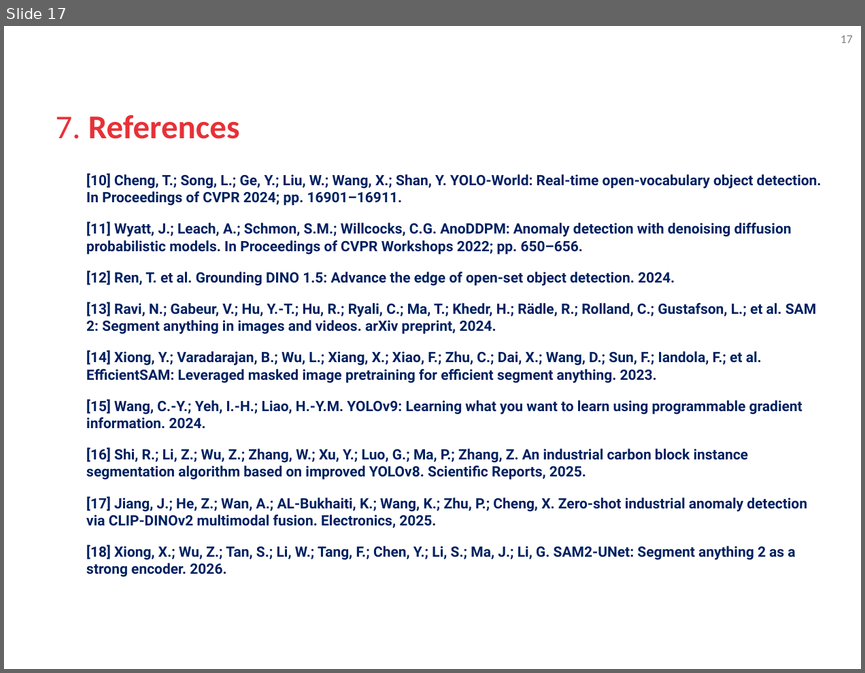
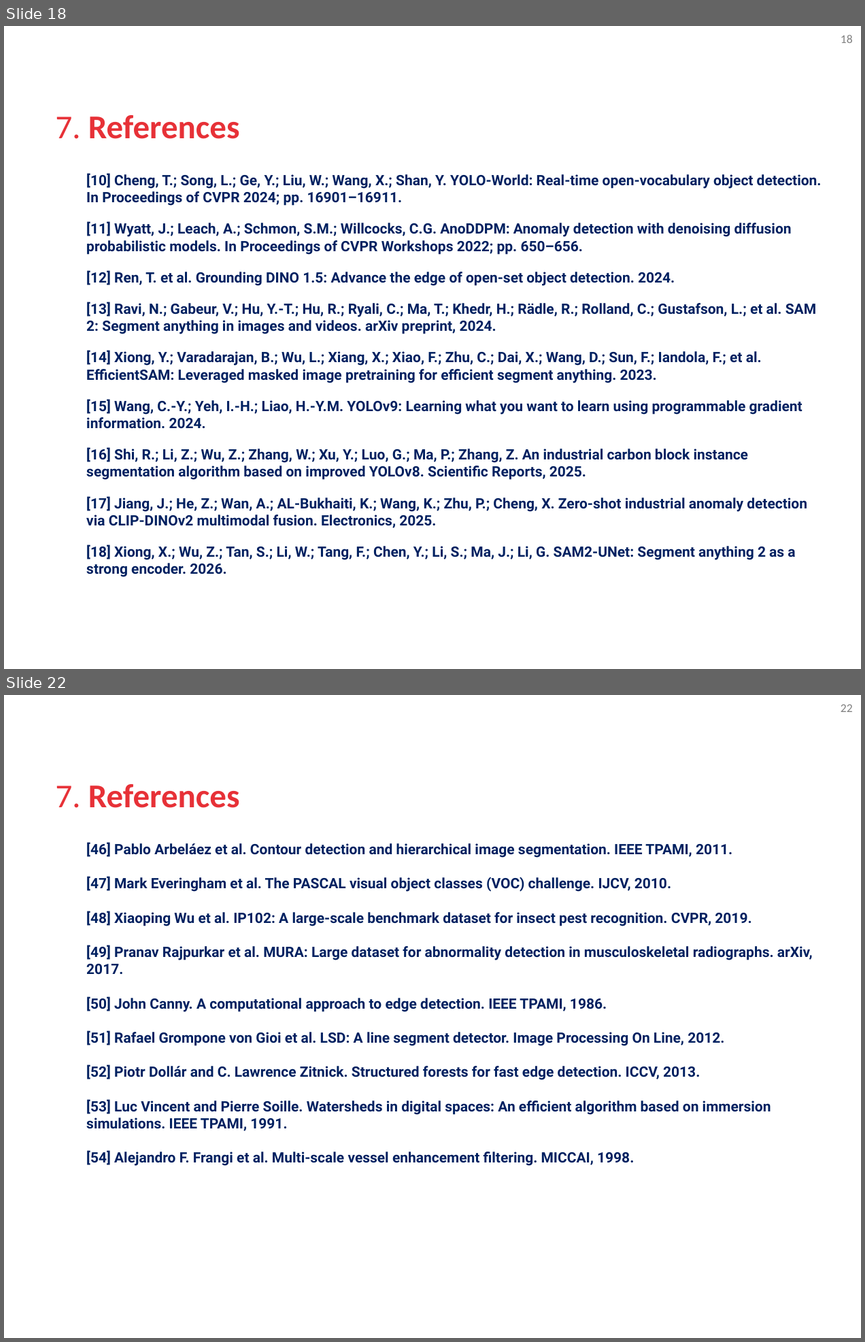
Before and after one commit to blooraayy/VA_RetoMichelin, a slide deck: docs/GIDIA_VA_Course_Project_Presentations.pptx. Shown one above the other, each under a label of ours: slide 17 before the commit, slides 18 and 22 after it; the slides between them are not shown. The pictures are 865x673 and 865x1342 pixels, drawn with LibreOffice and Linux fonts; fonts in the diff are those of the drawing; background and template pictures are left out. Boxes give left, top, right and bottom in pixels: in the first picture for what was removed or moved away, otherwise in the second. Text is boxed around its words. In the diff, an @@ line names an element or a change of style, - is before the commit and + after.

```diff
--- a/docs/GIDIA_VA_Course_Project_Presentations.pptx
+++ b/docs/GIDIA_VA_Course_Project_Presentations.pptx
@@ slide 22 added at (4,695,861,1338), background #FFFFFF; not listed: 1 template element that a slide beside it also shows @@
@@ title added at (56,784,240,808), 28 pt, text #E73137, bold @@
+7. References
@@ text added at (86,842,813,1166), 12 pt, text #002060, bold @@
+[46] Pablo Arbeláez et al. Contour detection and hierarchical image segmentation. IEEE TPAMI, 2011.
+[47] Mark Everingham et al. The PASCAL visual object classes (VOC) challenge. IJCV, 2010.
+[48] Xiaoping Wu et al. IP102: A large-scale benchmark dataset for insect pest recognition. CVPR, 2019.
+[49] Pranav Rajpurkar et al. MURA: Large dataset for abnormality detection in musculoskeletal radiographs. arXiv, 2017.
+[50] John Canny. A computational approach to edge detection. IEEE TPAMI, 1986.
+[51] Rafael Grompone von Gioi et al. LSD: A line segment detector. Image Processing On Line, 2012.
+[52] Piotr Dollár and C. Lawrence Zitnick. Structured forests for fast edge detection. ICCV, 2013.
+[53] Luc Vincent and Pierre Soille. Watersheds in digital spaces: An efficient algorithm based on immersion simulations. IEEE TPAMI, 1991.
+[54] Alejandro F. Frangi et al. Multi-scale vessel enhancement filtering. MICCAI, 1998.
@@ what was slide 17 is now slide 18 @@
@@ page number at (840,35,853,43): text changed @@
-17
+18
```
Also in this commit, not shown: 1 slide changed, 4 other slides added, 1 slide removed, 22 other files.
